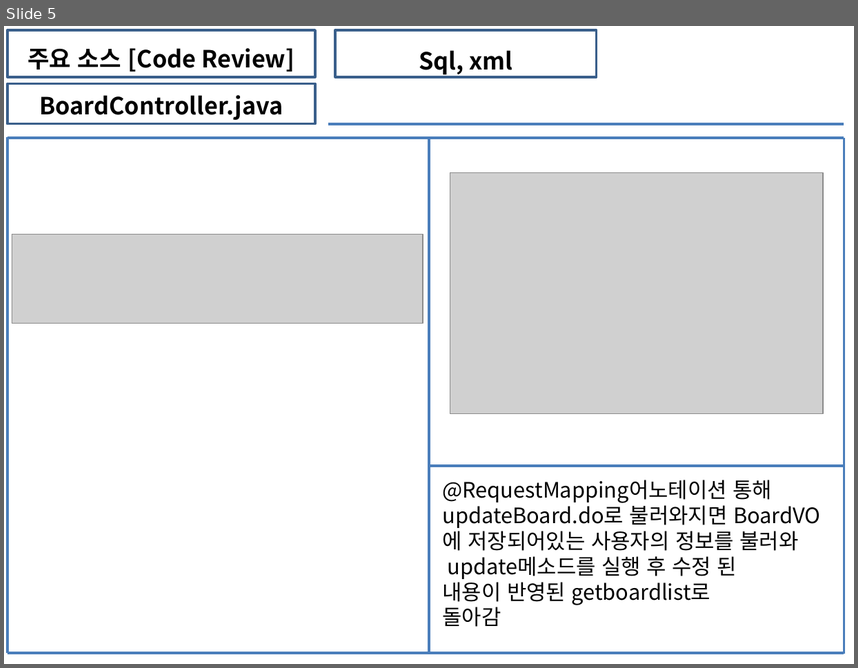
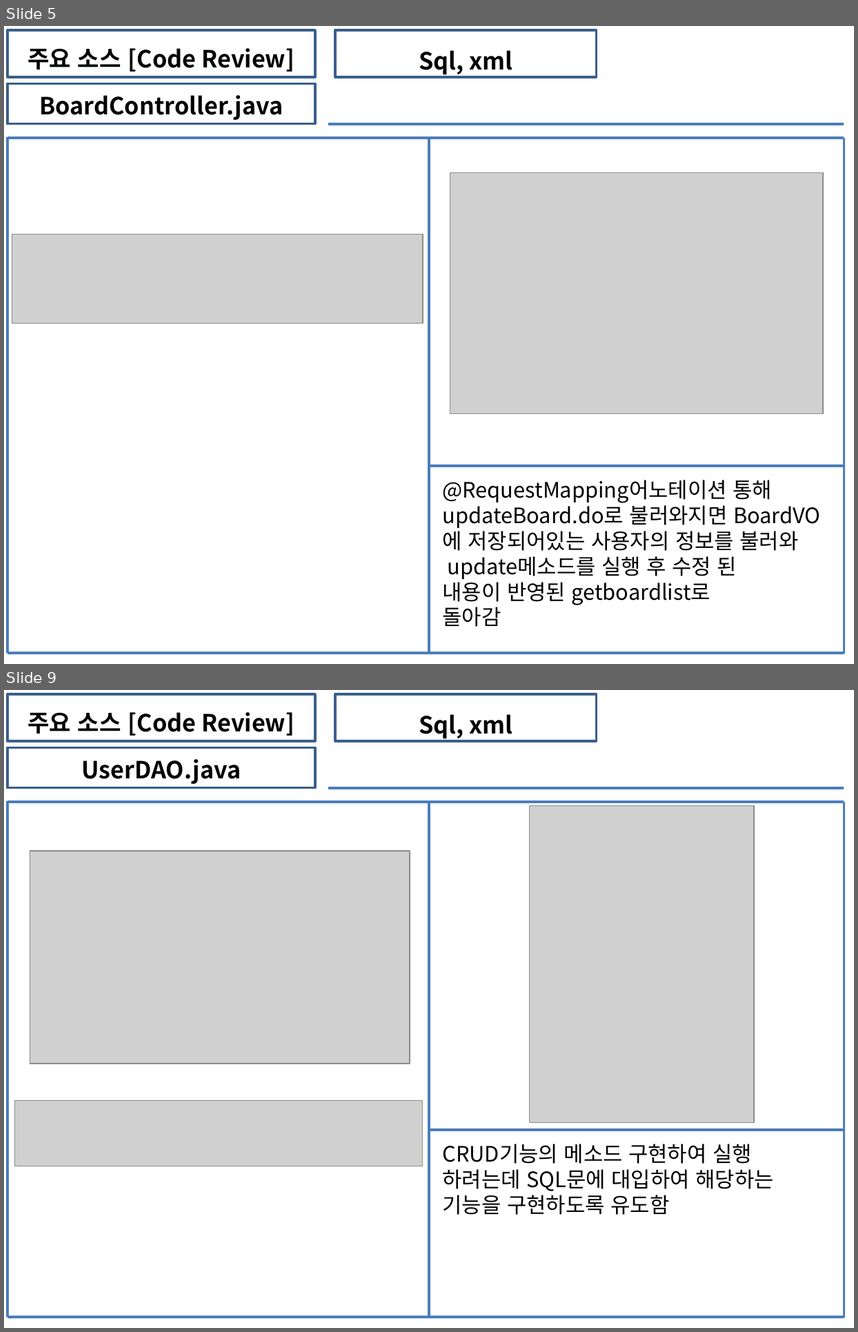
Before and after one commit to soh0256/4team, a slide deck: 개발 4팀 2차 미니 프로젝트/3) KOSMO_77기_개발 0팀_Unit_Test_보고서/최재우/3) KOSMO_77기_개발 4팀_Unit_Test_보고서.pptx. Shown one above the other, each under a label of ours: slide 5 before the commit, slides 5 and 9 after it; the slides between them are not shown. The pictures are 858x668 and 858x1332 pixels, drawn with LibreOffice and Linux fonts; fonts in the diff are those of the drawing; grey boxes stand for pictures. Boxes give left, top, right and bottom in pixels: in the first picture for what was removed or moved away, otherwise in the second. Text is boxed around its words. In the diff, an @@ line names an element or a change of style, - is before the commit and + after.

```diff
--- a/개발 4팀 2차 미니 프로젝트/3) KOSMO_77기_개발 0팀_Unit_Test_보고서/최재우/3) KOSMO_77기_개발 4팀_Unit_Test_보고서.pptx
+++ b/개발 4팀 2차 미니 프로젝트/3) KOSMO_77기_개발 0팀_Unit_Test_보고서/최재우/3) KOSMO_77기_개발 4팀_Unit_Test_보고서.pptx
@@ slide 9 added at (4, 690, 854, 1328), background #FFFFFF @@
@@ rectangle added at (7, 694, 315, 741), outline #3A5F8C 2 pt, 20 pt, text #000000, bold @@
+주요 소스 [Code Review]
@@ rectangle added at (335, 694, 597, 741), outline #3A5F8C 2 pt, 20 pt, text #000000, bold @@
+Sql, xml
@@ rectangle added at (7, 748, 315, 788), outline #3A5F8C 2 pt, 20 pt, text #000000, bold @@
+UserDAO.java
@@ line added from (329, 788) to (844, 788), #4B7EBC 2.25 pt @@
@@ line added from (7, 802) to (844, 802), #4B7EBC 2.25 pt @@
@@ line added from (7, 801) to (7, 1317), #4B7EBC 2.25 pt @@
@@ line added from (429, 802) to (429, 1317), #4B7EBC 2.25 pt @@
@@ picture added at (529, 806, 754, 1123) @@
@@ line added from (844, 802) to (844, 1317), #4B7EBC 2.25 pt @@
@@ picture added at (30, 851, 410, 1063) @@
@@ picture added at (15, 1101, 422, 1166) @@
@@ line added from (429, 1130) to (844, 1130), #4B7EBC 2.25 pt @@
@@ text added at (442, 1143, 774, 1214), 18 pt, text #000000 @@
+CRUD기능의 메소드 구현하여 실행
+하려는데 SQL문에 대입하여 해당하는
+기능을 구현하도록 유도함
@@ line added from (844, 1142) to (844, 1142), #4B7EBC 2.25 pt @@
@@ line added from (7, 1317) to (844, 1317), #4B7EBC 2.25 pt @@
```
Also in this commit, not shown: 3 other slides added, 1 other file.
